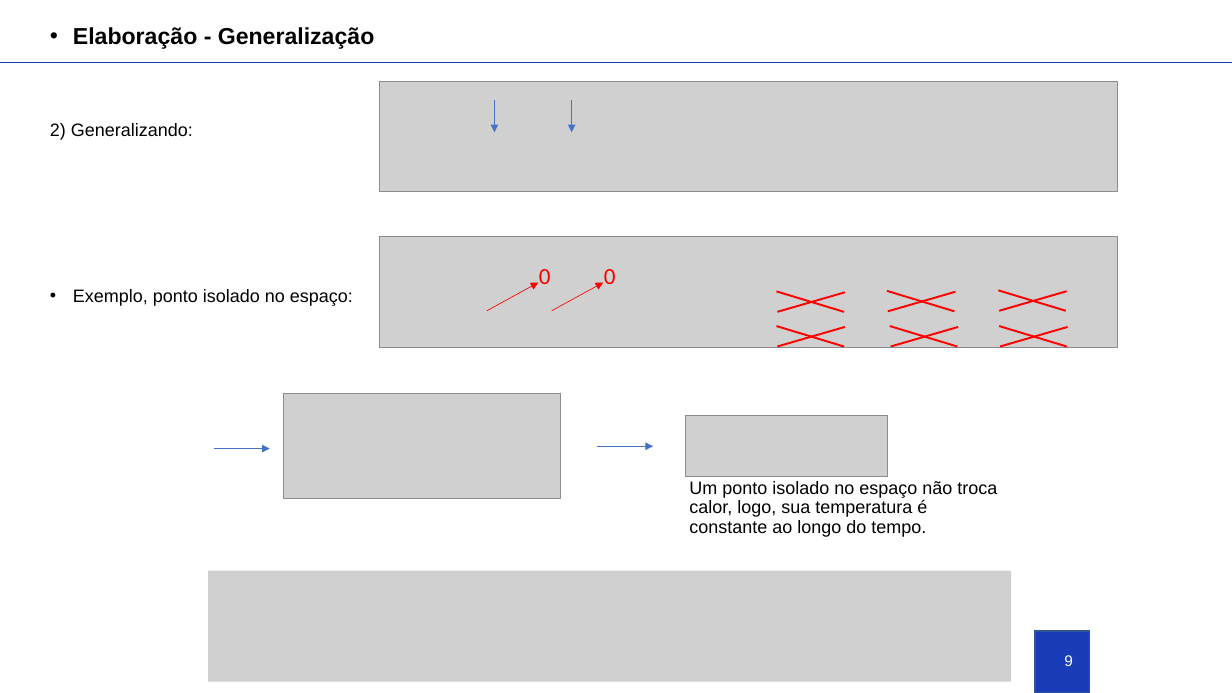
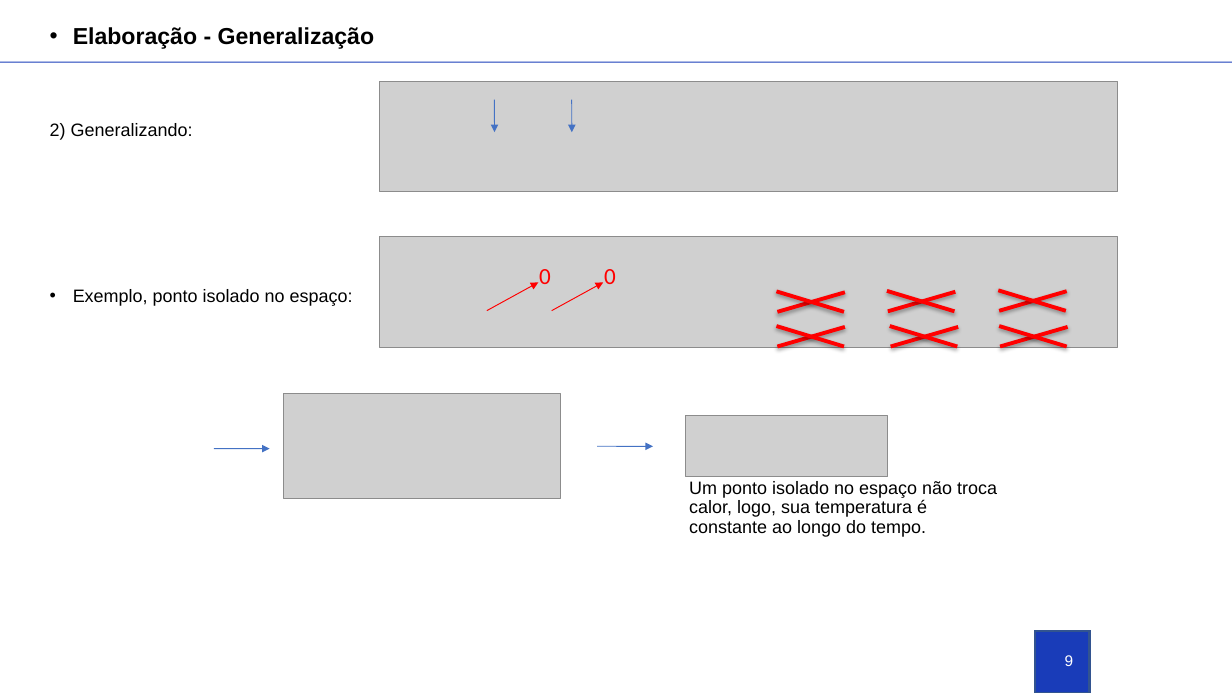
Before and after one commit to ldsc/ProjetoEngenharia-STC-3D-SimuladorDeTransferenciaDeCalor-3D, a slide deck: slide 9 of Apresentacao_Nicholas.pptx. Drawn at 1232x693 pixels with LibreOffice and Linux fonts; fonts in the diff are those of the drawing; grey boxes stand for pictures; background and template pictures are left out. Boxes give left, top, right and bottom in pixels: in the first picture for what was removed or moved away, otherwise in the second. Text is boxed around its words. In the diff, an @@ line names an element or a change of style, - is before the commit and + after.

```diff
--- a/Apresentacao_Nicholas.pptx
+++ b/Apresentacao_Nicholas.pptx
@@ line (0, 62) - (1232, 62): stroke #193CB9 0.5 pt to #193CB9 0.75 pt @@
@@ arrow removed from (572, 100) to (572, 132) @@
@@ freeform shape added at bbox=[572, 100, 572, 132], outline #4472C4 0.75 pt @@
@@ arrow removed from (487, 311) to (539, 283) @@
@@ freeform shape added at bbox=[487, 283, 539, 311], outline #FF0000 0.75 pt @@
@@ arrow removed from (552, 311) to (604, 283) @@
@@ freeform shape added at bbox=[552, 283, 604, 311], outline #FF0000 0.75 pt @@
@@ line moved from (777, 312) - (845, 292) to (776, 291) - (844, 311) @@
@@ line (776, 291) - (844, 311): stroke #FF0000 1.5 pt to #FF0000 3 pt @@
@@ line moved from (776, 291) - (844, 312) to (777, 311) - (845, 292) @@
@@ line (777, 311) - (845, 292): stroke #FF0000 1.5 pt to #FF0000 3 pt @@
@@ line (887, 291) - (955, 311): stroke #FF0000 1.5 pt to #FF0000 3 pt @@
@@ line (888, 311) - (956, 292): stroke #FF0000 1.5 pt to #FF0000 3 pt @@
@@ line (998, 290) - (1067, 311): stroke #FF0000 1.5 pt to #FF0000 3 pt @@
@@ line (999, 311) - (1067, 291): stroke #FF0000 1.5 pt to #FF0000 3 pt @@
@@ line (776, 326) - (844, 347): stroke #FF0000 1.5 pt to #FF0000 3 pt @@
@@ line (777, 347) - (845, 327): stroke #FF0000 1.5 pt to #FF0000 3 pt @@
@@ line (890, 326) - (958, 347): stroke #FF0000 1.5 pt to #FF0000 3 pt @@
@@ line (891, 347) - (958, 327): stroke #FF0000 1.5 pt to #FF0000 3 pt @@
@@ line (999, 326) - (1067, 347): stroke #FF0000 1.5 pt to #FF0000 3 pt @@
@@ line (1000, 347) - (1067, 327): stroke #FF0000 1.5 pt to #FF0000 3 pt @@
@@ arrow removed from (597, 446) to (653, 446) @@
@@ freeform shape added at bbox=[597, 446, 653, 446], outline #4472C4 0.75 pt @@
@@ picture removed at bbox=[208, 570, 1011, 681] @@
```
Also in this commit, not shown: 9 other slides changed, 5 slides added, 3 slides removed.
